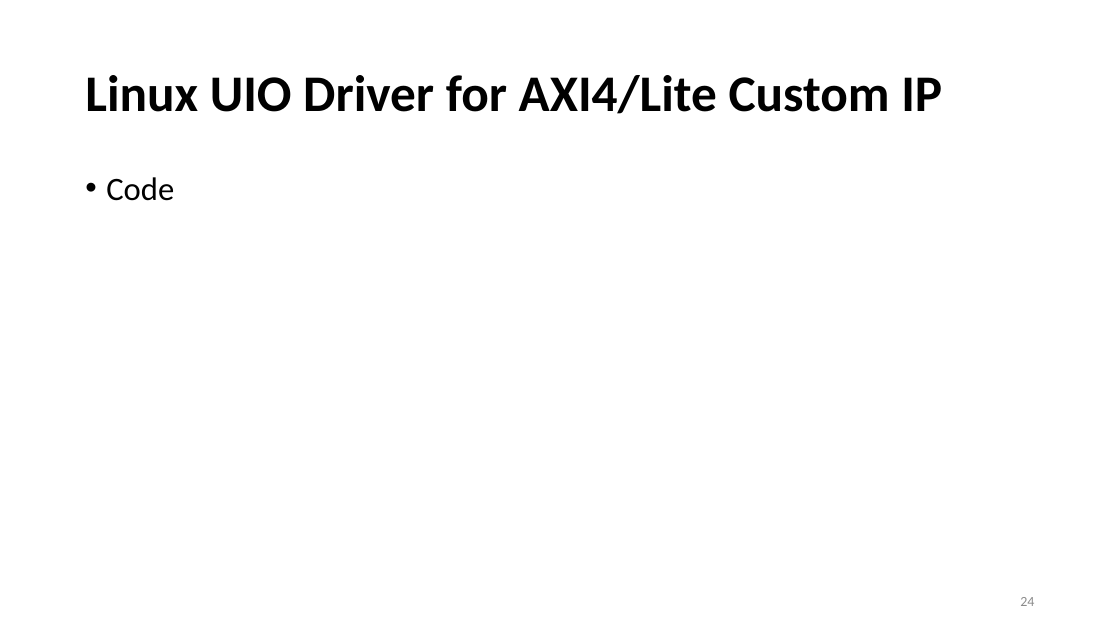
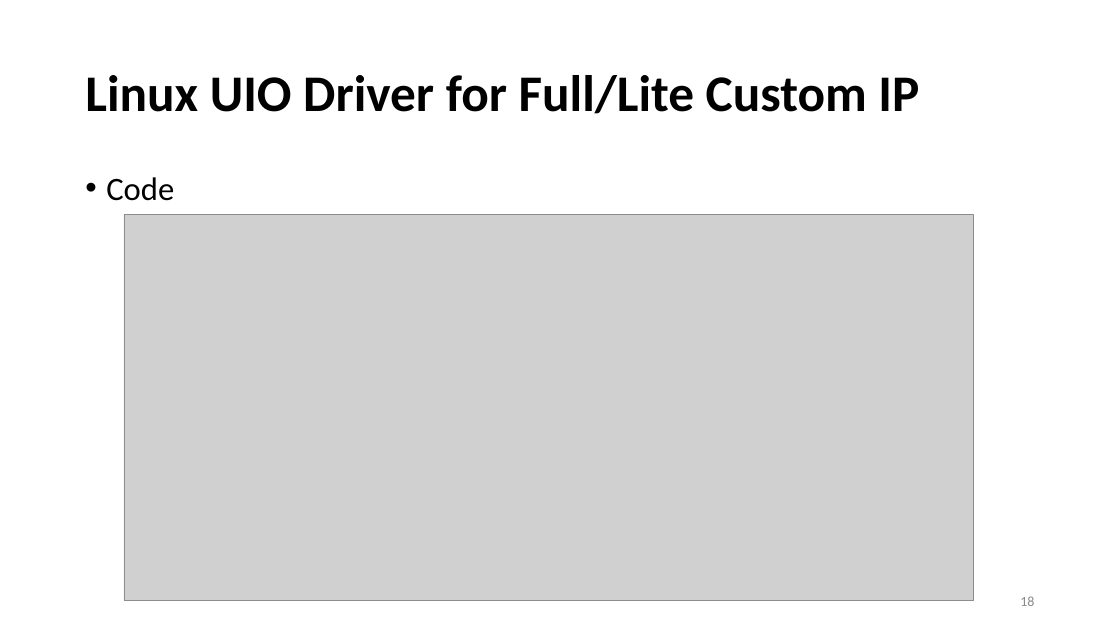
Before and after one commit to yllibliu/presentation, a slide deck: slide 18 of UIO.pptx (slide 24 before the commit). Drawn at 1120x630 pixels with LibreOffice and Linux fonts; fonts in the diff are those of the drawing; grey boxes stand for pictures. Boxes give left, top, right and bottom in pixels: in the first picture for what was removed or moved away, otherwise in the second. Text is boxed around its words. In the diff, an @@ line names an element or a change of style, - is before the commit and + after.

```diff
--- a/UIO.pptx
+++ b/UIO.pptx
@@ title at (85, 75, 919, 114): text changed @@
-Linux UIO Driver for AXI4/Lite Custom IP
+Linux UIO Driver for Full/Lite Custom IP
@@ picture added at (124, 214, 974, 601) @@
@@ page number at (1020, 596, 1034, 606): text changed @@
-24
+18
```
Also in this commit, not shown: 33 other slides changed, 3 slides added, 3 slides removed, 1 other file.
